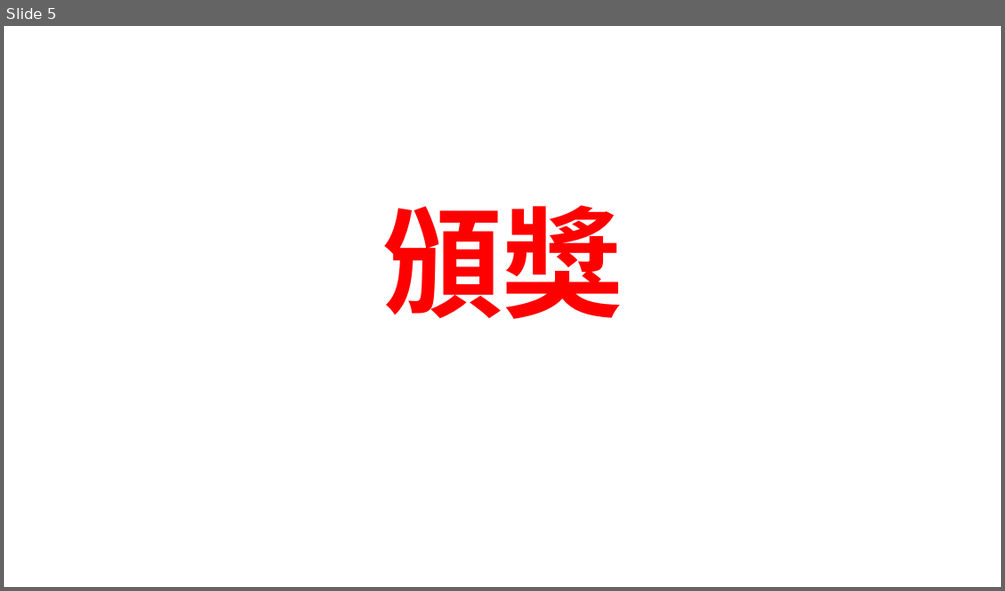
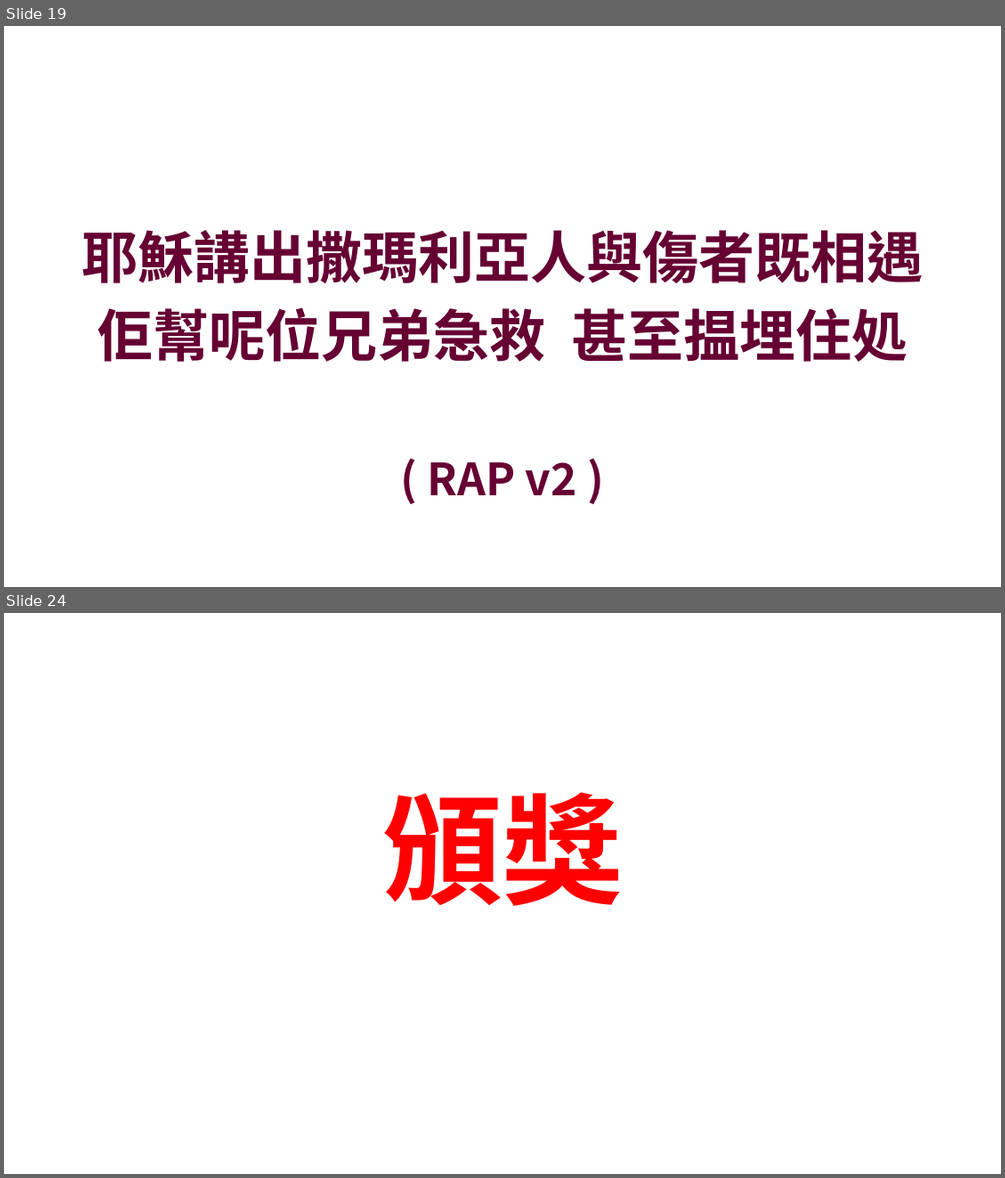
Before and after one commit to batisuoc/bible-school, a slide deck: 2022年主日學結業禮頒獎.pptx. Shown one above the other, each under a label of ours: slide 5 before the commit, slides 19 and 24 after it; the slides between them are not shown. The pictures are 1005x591 and 1005x1178 pixels, drawn with LibreOffice and Linux fonts; fonts in the diff are those of the drawing; background and template pictures are left out. Boxes give left, top, right and bottom in pixels: in the first picture for what was removed or moved away, otherwise in the second. Text is boxed around its words. In the diff, an @@ line names an element or a change of style, - is before the commit and + after.

```diff
--- a/2022年主日學結業禮頒獎.pptx
+++ b/2022年主日學結業禮頒獎.pptx
@@ slide 19 added at (x1=4, y1=26, x2=1001, y2=587), background picture (left out) @@
@@ text added at (x1=82, y1=230, x2=923, y2=362), 54 pt, text #660033, bold @@
+耶穌講出撒瑪利亞人與傷者既相遇
+佢幫呢位兄弟急救 甚至揾埋住処
@@ text added at (x1=428, y1=462, x2=577, y2=495), 42.7 pt, text #660033, bold @@
+( RAP v2 )
@@ what was slide 5 is now slide 24 @@
```
Also in this commit, not shown: 18 other slides added.
